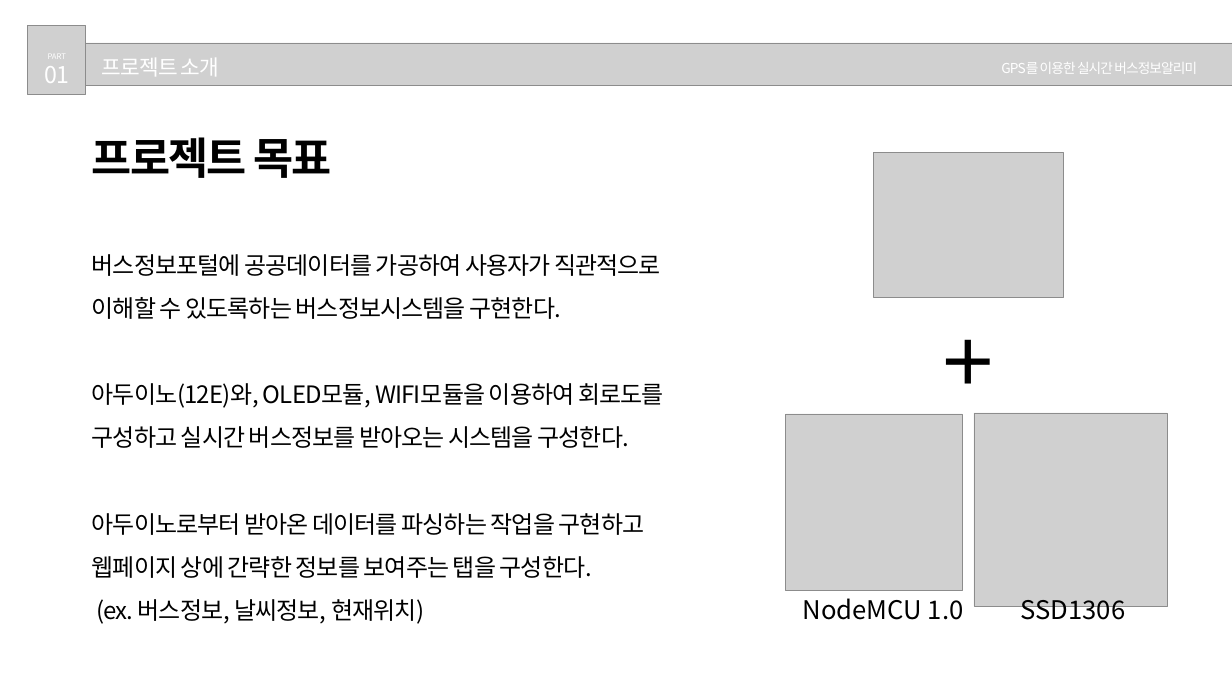
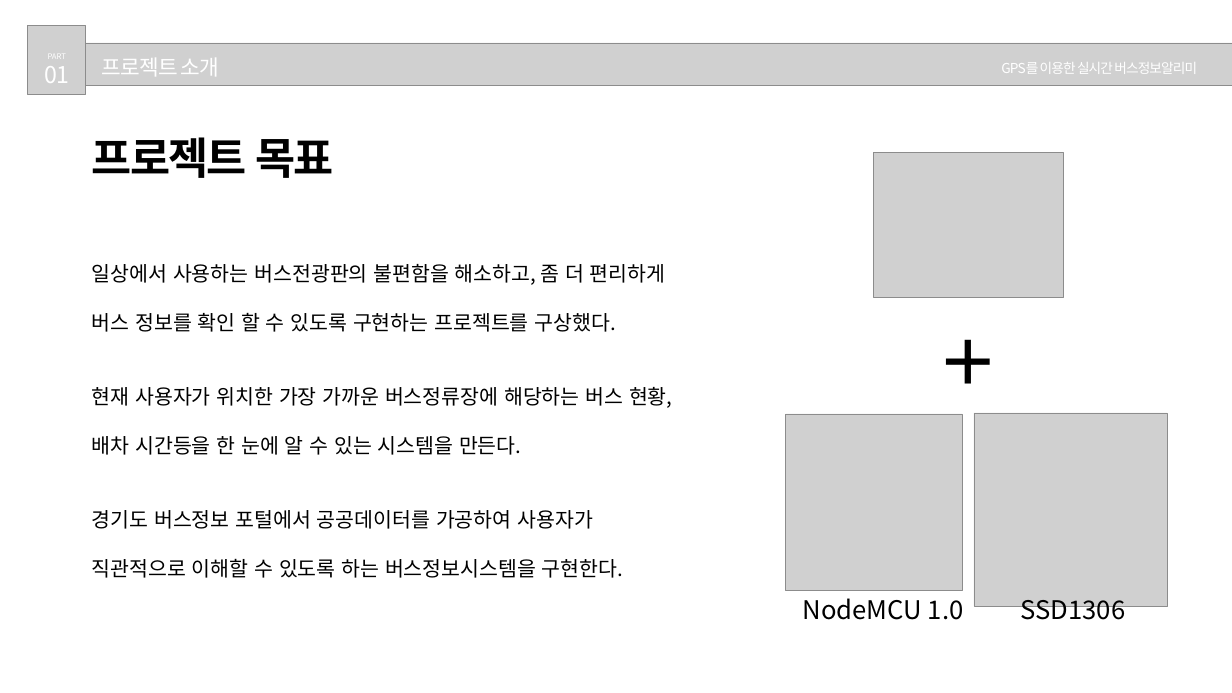
Before and after one commit to Hwan0808/Capstone_Project, a slide deck: slide 3 of 종합프로젝트설계_발표자료.pptx. Drawn at 1232x693 pixels with LibreOffice and Linux fonts; fonts in the diff are those of the drawing; grey boxes stand for pictures. Boxes give left, top, right and bottom in pixels: in the first picture for what was removed or moved away, otherwise in the second. Text is boxed around its words. In the diff, an @@ line names an element or a change of style, - is before the commit and + after.

```diff
--- a/종합프로젝트설계_발표자료.pptx
+++ b/종합프로젝트설계_발표자료.pptx
@@ text at (x1=92, y1=264, x2=672, y2=578): text changed; size 28 to 24 pt @@
-버스정보포털에 공공데이터를 가공하여 사용자가 직관적으로
-이해할 수 있도록하는 버스정보시스템을 구현한다.
-아두이노(12E)와, OLED모듈, WIFI모듈을 이용하여 회로도를
-구성하고 실시간 버스정보를 받아오는 시스템을 구성한다.
-아두이노로부터 받아온 데이터를 파싱하는 작업을 구현하고
-웹페이지 상에 간략한 정보를 보여주는 탭을 구성한다.
-(ex. 버스정보, 날씨정보, 현재위치)
+일상에서 사용하는 버스전광판의 불편함을 해소하고, 좀 더 편리하게
+버스 정보를 확인 할 수 있도록 구현하는 프로젝트를 구상했다.
+현재 사용자가 위치한 가장 가까운 버스정류장에 해당하는 버스 현황,
+배차 시간등을 한 눈에 알 수 있는 시스템을 만든다.
+경기도 버스정보 포털에서 공공데이터를 가공하여 사용자가
+직관적으로 이해할 수 있도록 하는 버스정보시스템을 구현한다.
```
Also in this commit, not shown: 6 other slides changed, 3 slides removed.
